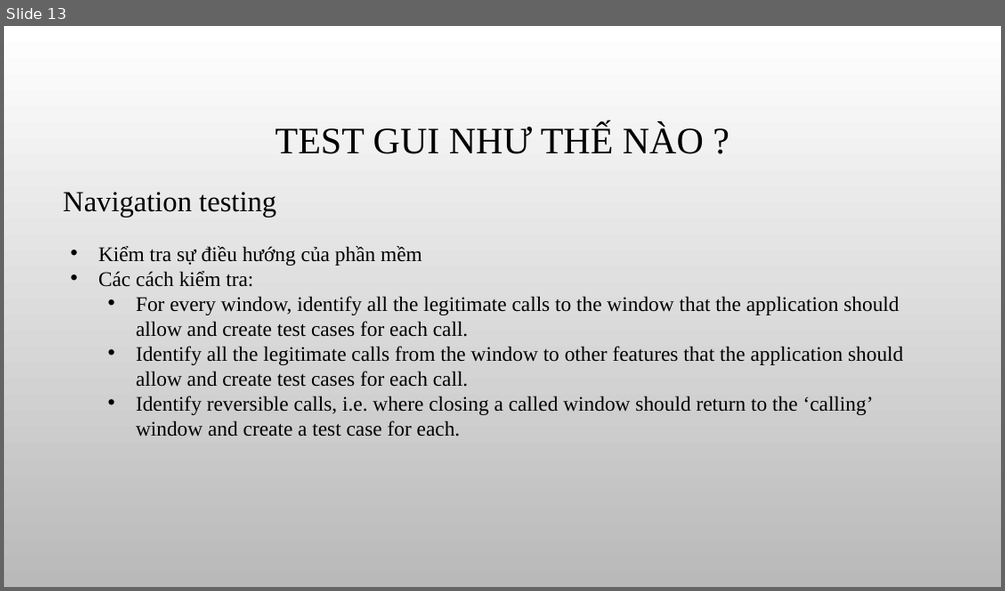
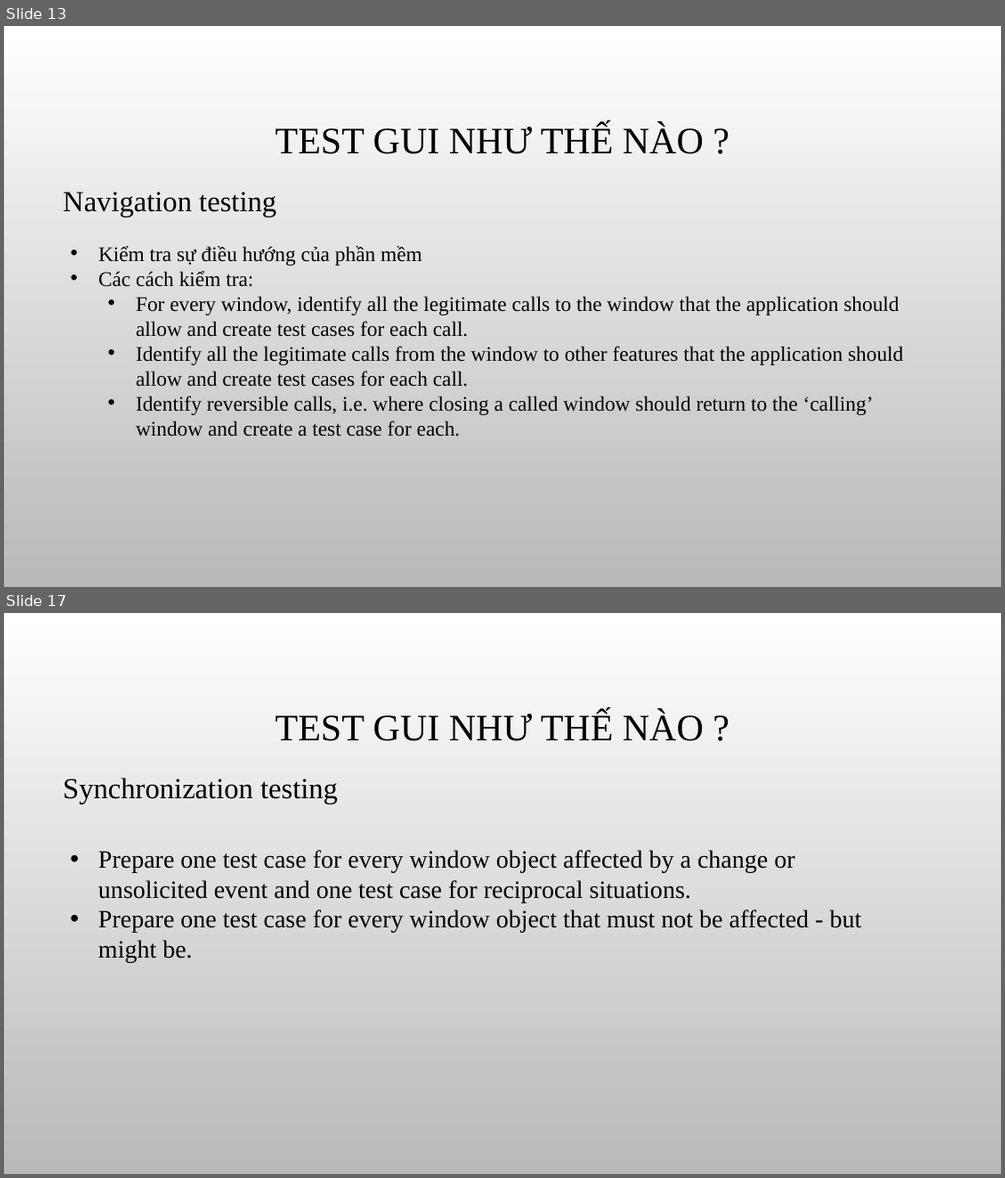
Before and after one commit to khoahoang/GUI-Usability-testing-research, a slide deck: slide/GUI & Usability testing group 20.pptx. Shown one above the other, each under a label of ours: slide 13 before the commit, slides 13 and 17 after it; the slides between them are not shown. The pictures are 1005x591 and 1005x1178 pixels, drawn with LibreOffice and Linux fonts; fonts in the diff are those of the drawing; background and template pictures are left out. Boxes give left, top, right and bottom in pixels: in the first picture for what was removed or moved away, otherwise in the second. Text is boxed around its words. In the diff, an @@ line names an element or a change of style, - is before the commit and + after.

Commit message:
slide GUI testing

```diff
--- a/slide/GUI & Usability testing group 20.pptx
+++ b/slide/GUI & Usability testing group 20.pptx
@@ slide 17 added at box(4, 613, 1001, 1174), background picture (left out) @@
@@ title added at box(275, 711, 704, 741), 36 pt, text #000000 @@
+TEST GUI NHƯ THẾ NÀO ?
@@ text added at box(63, 778, 338, 803), 28 pt, text #000000 @@
+Synchronization testing
@@ text added at box(98, 850, 862, 963), 24 pt, text #000000 @@
+• Prepare one test case for every window object affected by a change or unsolicited event and one test case for reciprocal situations.
+• Prepare one test case for every window object that must not be affected - but might be.
```
Also in this commit, not shown: 4 slides changed, 7 other slides added, 1 slide removed.
